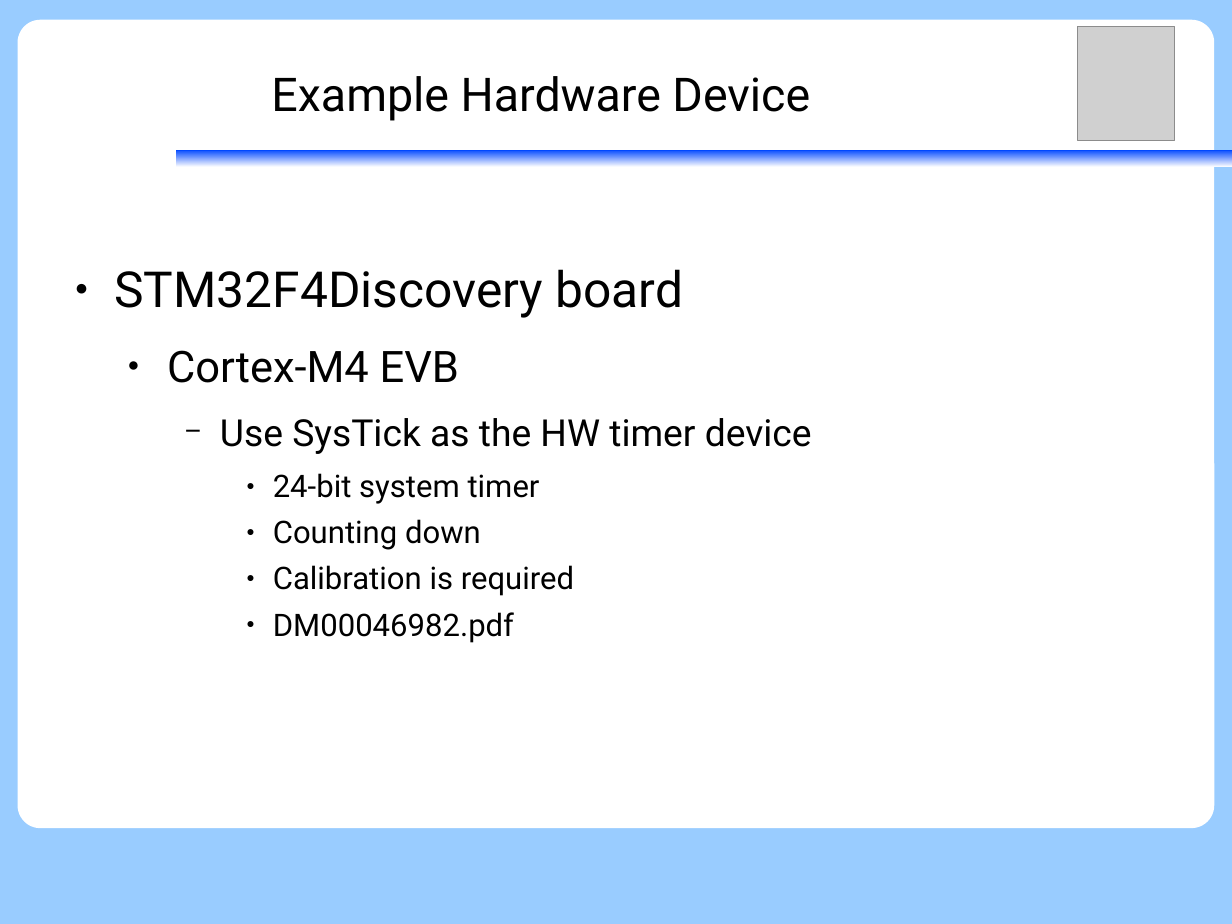
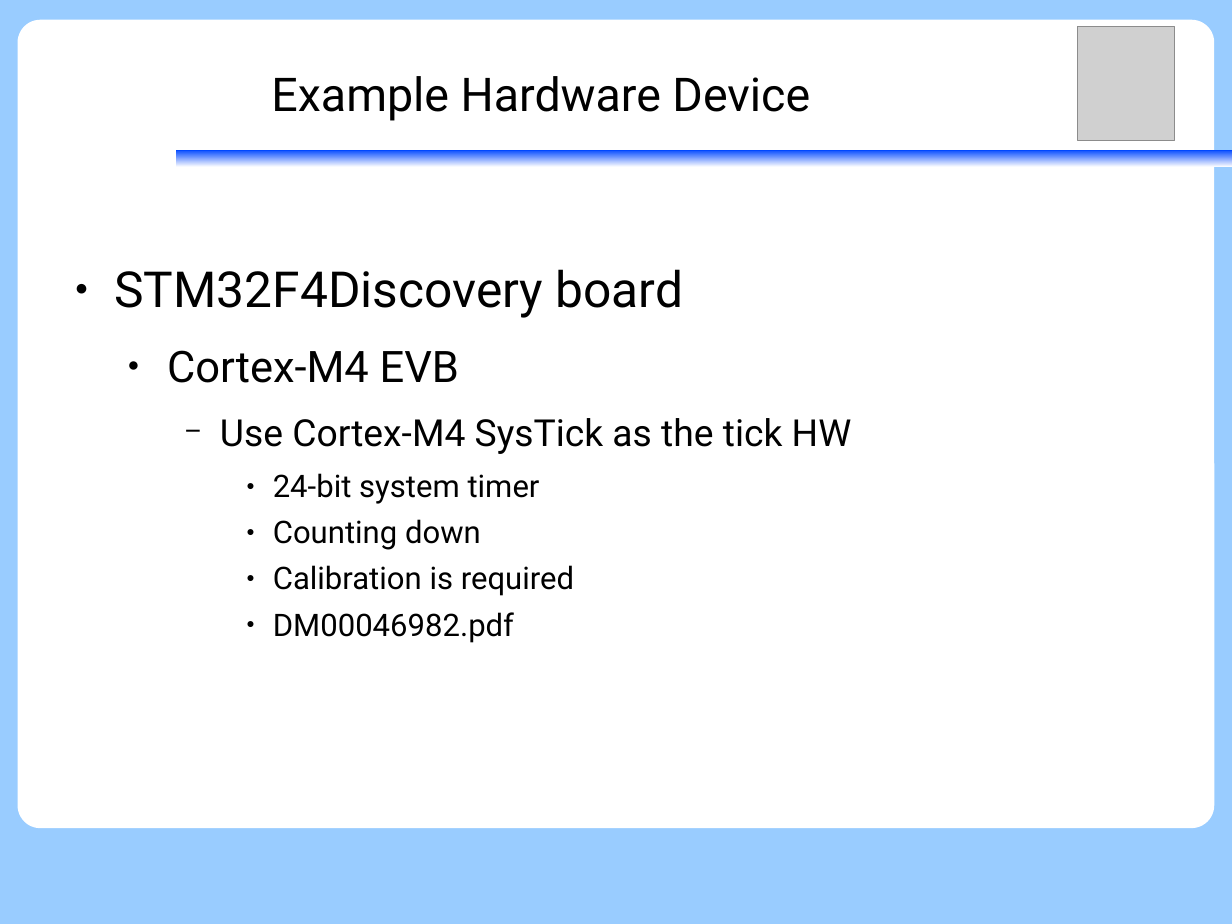
Before and after one commit to vh21/documents, a slide deck: slide 22 of ukernel/f9-microkernel-ktimer.odp (slide 18 before the commit). Drawn at 1232x924 pixels with LibreOffice and Linux fonts; fonts in the diff are those of the drawing; grey boxes stand for pictures. Boxes give left, top, right and bottom in pixels: in the first picture for what was removed or moved away, otherwise in the second. Text is boxed around its words. In the diff, an @@ line names an element or a change of style, - is before the commit and + after.

```diff
--- a/ukernel/f9-microkernel-ktimer.odp
+++ b/ukernel/f9-microkernel-ktimer.odp
@@ text at bbox=[220, 418, 852, 454]: text changed @@
-    − Use SysTick as the HW timer device
+    − Use Cortex-M4 SysTick as the tick HW
```
Also in this commit, not shown: 2 other slides changed, 5 slides added, 1 slide removed.
